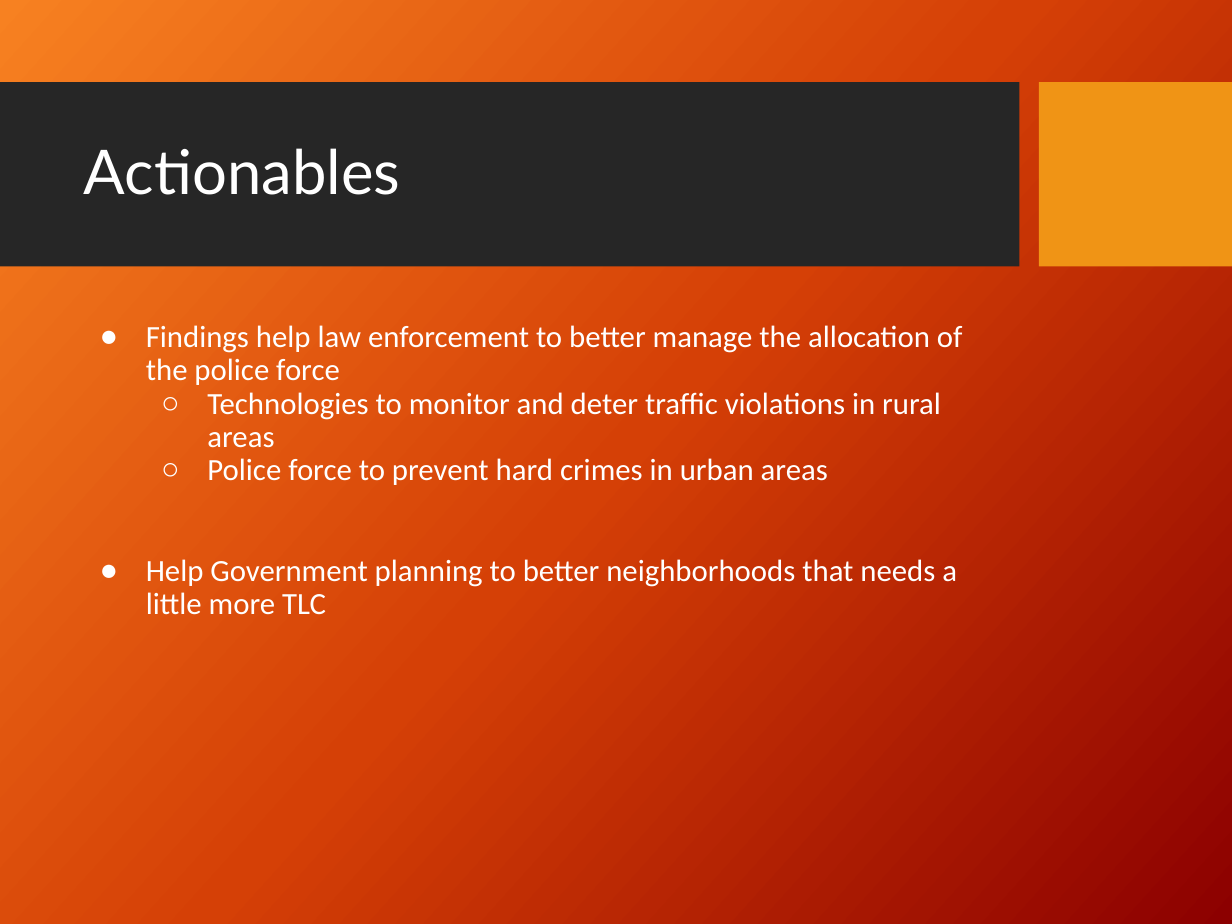
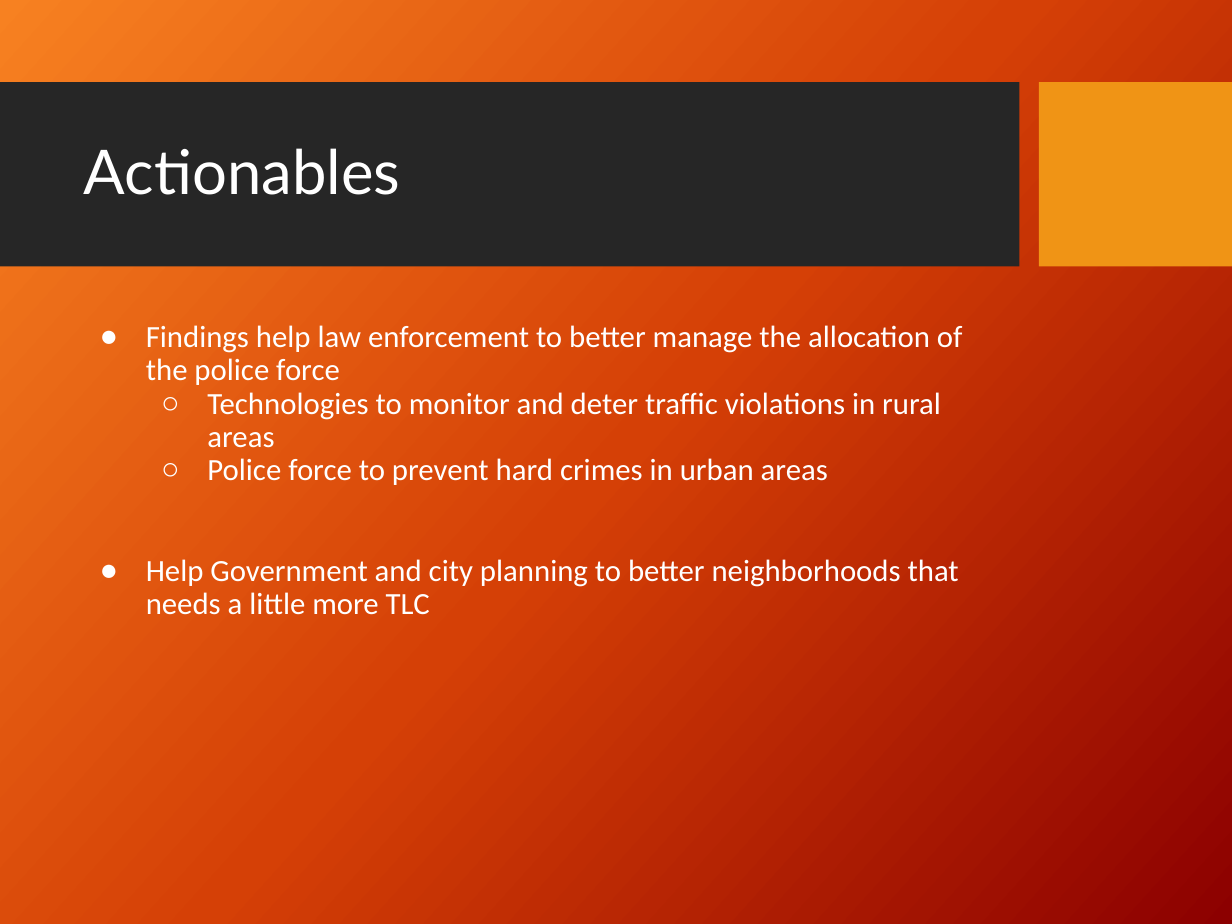
Before and after one commit to UCB-INFO-PYTHON/W200Fall18_GroupProject_Jon-Thanh-Eddie, a slide deck: slide 20 of Project2_Presentation.pptx. Drawn at 1232x924 pixels with LibreOffice and Linux fonts; fonts in the diff are those of the drawing; background and template pictures are left out. Boxes give left, top, right and bottom in pixels: in the first picture for what was removed or moved away, otherwise in the second. Text is boxed around its words. In the diff, an @@ line names an element or a change of style, - is before the commit and + after.

```diff
--- a/Project2_Presentation.pptx
+++ b/Project2_Presentation.pptx
@@ text at [146, 559, 959, 615]: text changed @@
-● Help Government planning to better neighborhoods that needs a little more TLC
+● Help Government and city planning to better neighborhoods that needs a little more TLC
```
Also in this commit, not shown: 2 other slides changed.
